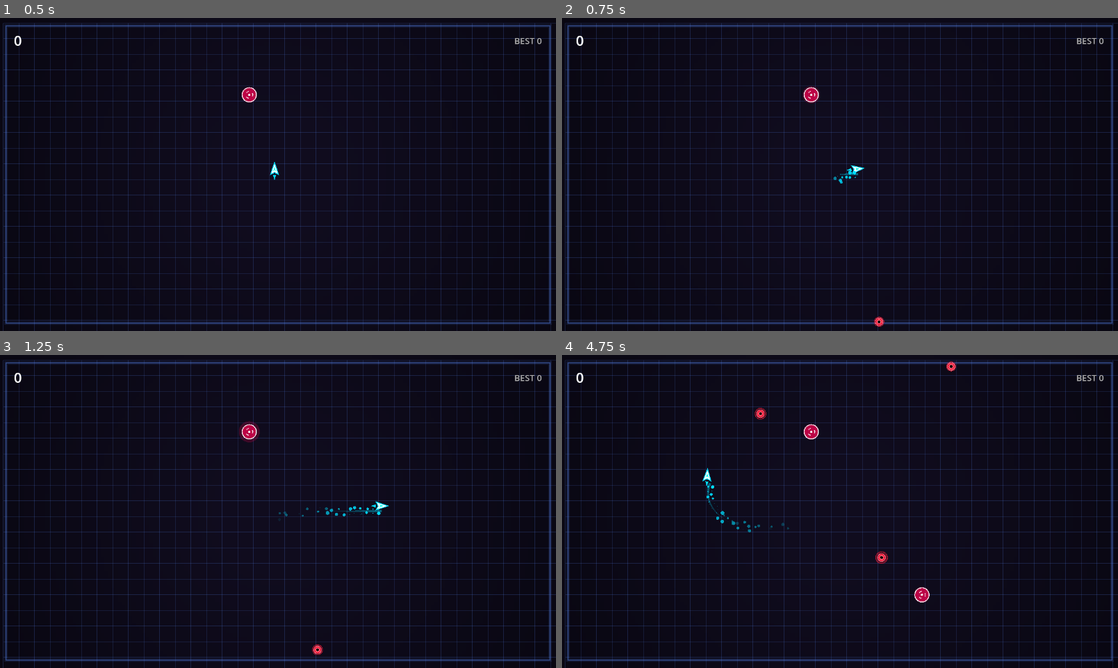
Above: before the commit, frames 1-4 (two rows, left to right).
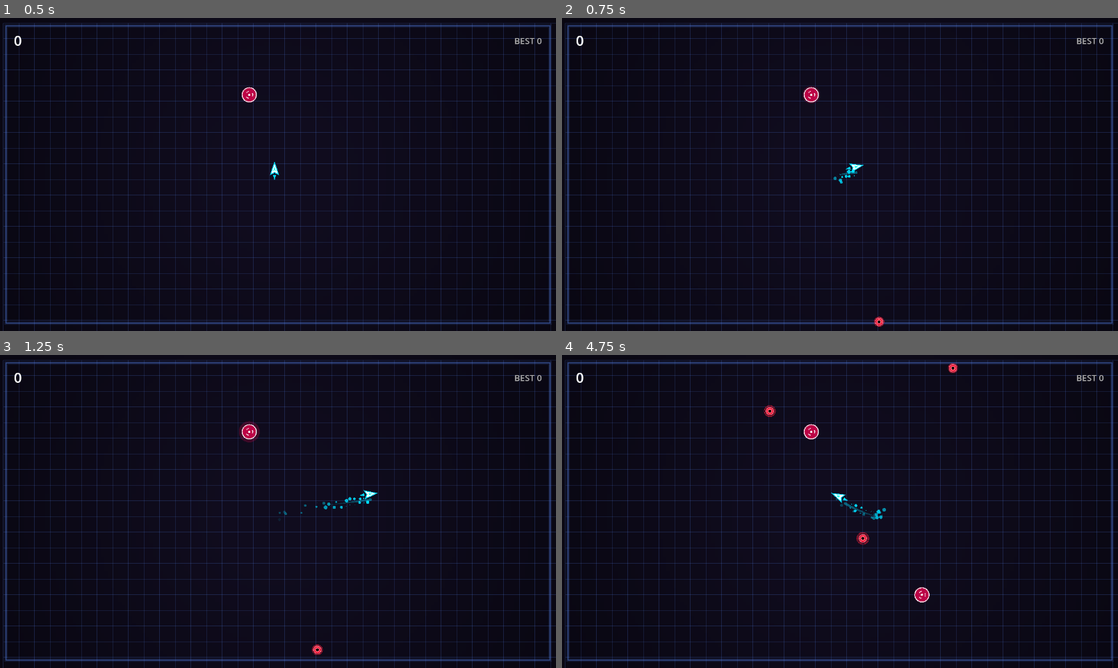
Above: after the commit, the same moments.

Repository: jesurythomas/tilt
Game: Godot game, scene res://scenes/main.tscn
The game is run twice, just before and just after one commit, with the same random seed, the same clock (stepped at 60 frames per second) and the same inputs.
Inputs (mouse positions are in pixels of both pictures, inside the frame that each line leads up to):
- Up to frame 1 (0.5 s): no input
- Up to frame 2 (0.75 s): tap Enter at 0.5 s; move the mouse to (962, 158) at 0.52 s; hold D from 0.53 s (still down); hold Shift from 0.53 s (still down); click (962, 158) at 0.67 s
- Up to frame 3 (1.25 s): keep holding D; keep holding Shift
- Up to frame 4 (4.75 s): release D at 1.25 s; release Shift at 1.25 s; drag from (728, 527) to (812, 574) at 1.27 s; move the mouse to (895, 442) at 2.02 s; hold D 2.03-2.75 s; tap Ctrl at 2.1 s; click (895, 442) at 2.17 s; drag from (812, 574) to (673, 464) at 2.77 s; move the mouse to (1006, 558) at 3.52 s; hold A 3.53-4.25 s; hold Shift 3.53-4.25 s; click (1006, 558) at 3.67 s; drag from (673, 464) to (756, 433) at 4.27 s

Frame 1 is identical in both runs. In frame 2, less than 0.1% of the frame differs, in the area x 49-55%, y 46-53%; in frame 3, 0.3%; in frame 4, 0.6%, in the area x 25-72%, y 2-67%.

Commit message:
M2.5: route input by chosen scheme and drive the joystick

Diff:
--- a/godot/scenes/main.tscn
+++ b/godot/scenes/main.tscn
@@ -1,10 +1,11 @@
-[gd_scene load_steps=6 format=3]
+[gd_scene load_steps=7 format=3]
 
 [ext_resource type="Script" path="res://src/core/game_root.gd" id="1"]
 [ext_resource type="Script" path="res://src/render/grid_layer.gd" id="2"]
 [ext_resource type="Script" path="res://src/render/entity_layer.gd" id="3"]
 [ext_resource type="Script" path="res://src/render/effect_layer.gd" id="4"]
 [ext_resource type="Script" path="res://src/ui/hud_controller.gd" id="5"]
+[ext_resource type="Script" path="res://src/render/joystick_layer.gd" id="6"]
 
 [node name="GameRoot" type="Node2D"]
 script = ExtResource("1")
@@ -20,6 +21,10 @@
 [node name="EffectLayer" type="Node2D" parent="."]
 unique_name_in_owner = true
 script = ExtResource("4")
+
+[node name="JoystickLayer" type="Node2D" parent="."]
+unique_name_in_owner = true
+script = ExtResource("6")
 
 [node name="CanvasLayer" type="CanvasLayer" parent="."]
 
--- a/godot/src/core/game_root.gd
+++ b/godot/src/core/game_root.gd
@@ -28,6 +28,9 @@
 ## The playfield's top-left corner in viewport space. Render layers translate
 ## by this; the simulation never sees it (M2.5 spec §6.1).
 var arena_origin: Vector2 = Vector2.ZERO
+
+## Player control settings, persisted across launches.
+var settings: ControlSettings = null
 
 var _grid: VectorGrid = null
 var _particles: ParticleEngine = null
@@ -40,12 +43,14 @@
 var _router: InputRouter = null
 var _touch: TouchInput = null
 var _tilt: TiltInput = null
+var _joystick: FloatingJoystick = null
 var _state: GameStateMachine = null
 var _bounds: Vector2 = Vector2.ZERO
 
 @onready var _grid_layer: GridLayer = %GridLayer
 @onready var _entity_layer: EntityLayer = %EntityLayer
 @onready var _effect_layer: EffectLayer = %EffectLayer
+@onready var _joystick_layer: JoystickLayer = %JoystickLayer
 
 
 func _ready() -> void:
@@ -64,11 +69,19 @@
 	_router = InputRouter.new()
 	_touch = TouchInput.new()
 	_tilt = TiltInput.new()
+	_joystick = FloatingJoystick.new()
+	# DIVERGENCE(M2.5 §4.2): the scheme comes from persisted settings rather
+	# than the hardcoded HYBRID at input_router.gd:14.
+	settings = ControlSettings.new()
+	_router.control_scheme = settings.scheme
+	_tilt.tilt_sensitivity = settings.tilt_sensitivity
+	_tilt.tilt_smoothing = settings.tilt_smoothing
 	_state = GameStateMachine.new(_player, _grid, _particles, _router, _tilt)
 
 	_grid_layer.bind(_grid)
 	_entity_layer.bind_entities(_player, _swarm, _weapons)
 	_effect_layer.bind(_particles, _scores)
+	_joystick_layer.bind(_joystick)
 
 	resize_canvas()
 	get_viewport().size_changed.connect(resize_canvas)
@@ -78,7 +91,8 @@
 		Log.info("tilt sensor start requested: %s" % started)
 
 	_state.start()
-	# In M2, calibrate tilt on start so current phone angle is neutral
+	# DIVERGENCE(M2.5 §5.3): this requests calibration; TiltInput now waits for
+	# a real gravity sample rather than falling back to a hardcoded pose.
 	_tilt.calibrate_current_position()
 	_state.launch_run(Types.GameMode.CLASSIC)
 	_run_controller.reset_run(_bounds)
@@ -86,7 +100,22 @@
 
 
 func _unhandled_input(event: InputEvent) -> void:
-	_touch.handle_event(event, _router, arena_origin)
+	# DIVERGENCE(M2.5 §8.1): the TOUCH scheme drives the floating joystick;
+	# every other scheme keeps TiltGame.ts's steer-toward-pointer behaviour.
+	if _router.control_scheme == Types.ControlScheme.MOUSE and OS.has_feature("mobile"):
+		if event is InputEventScreenTouch:
+			var touch: InputEventScreenTouch = event
+			if touch.pressed:
+				_joystick.on_touch(touch.index, touch.position - arena_origin)
+			else:
+				_joystick.on_release(touch.index)
+			return
+		if event is InputEventScreenDrag:
+			var drag: InputEventScreenDrag = event
+			_joystick.on_drag(drag.index, drag.position - arena_origin)
+			return
+	else:
+		_touch.handle_event(event, _router, arena_origin)
 
 	if event is InputEventKey:
 		var key_event: InputEventKey = event
@@ -121,6 +150,7 @@
 	_grid_layer.queue_redraw()
 	_entity_layer.queue_redraw()
 	_effect_layer.queue_redraw()
+	_joystick_layer.queue_redraw()
 
 
 ## Advances simulation systems via RunController.
@@ -128,19 +158,52 @@
 	_state.elapsed += dt
 
 	var effective_mode: Types.ControlMode = _router.resolve_control_mode()
+	var directional: Vector2 = Vector2.ZERO
+
 	if effective_mode == Types.ControlMode.GYRO:
 		_tilt.poll()
+		directional = _tilt.tilt_vector
+	elif _joystick.is_active:
+		# DIVERGENCE(M2.5 §8.3, D3): the joystick emits a normalised direction
+		# with magnitude — the same shape as TiltInput.tilt_vector — so it
+		# feeds the existing gyro branch at player_ship.gd:235. No value is
+		# added to Types.ControlMode, a cited port of PlayerShip.ts:99, and no
+		# ported movement code changes. The mode reads GYRO while a thumb is
+		# driving; see M2.5 spec §8.3 for why that trade was taken.
+		effective_mode = Types.ControlMode.GYRO
+		directional = _joystick.vector
 
 	_run_controller.update(
-		dt, effective_mode, _router.mouse_pos, _router.get_movement_vector(), _tilt.tilt_vector
+		dt, effective_mode, _router.mouse_pos, _router.get_movement_vector(), directional
 	)
 
 	_entity_layer.set_elapsed(_run_controller.elapsed)
+
+
+## Switches the active control scheme and persists the choice.
+# DIVERGENCE(M2.5 §4.2): no TypeScript counterpart — GameOptions.ts:80 fixes
+# the scheme at construction and the web game has no in-game picker.
+func set_control_scheme(scheme: Types.ControlScheme) -> void:
+	settings.scheme = scheme
+	settings.save_settings()
+	_router.control_scheme = scheme
+
+	# PORT: the sensor transition at game_state_machine.gd:125-128.
+	if scheme == Types.ControlScheme.GYRO:
+		_tilt.start_listening()
+		_tilt.calibrate_current_position()
+	else:
+		_tilt.stop_listening()
+
+	# A half-held input from the previous scheme must not leak into the new one.
+	_router.clear_movement_keys()
+	_joystick.reset()
 
 
 ## Restarts the run cleanly into playing state.
 func restart_run() -> void:
 	_tilt.calibrate_current_position()
+	_joystick.reset()
 	_state.phase = Types.GamePhase.PLAYING
 	_run_controller.reset_run(_bounds)
 	GameEvents.phase_changed.emit(Types.GamePhase.PLAYING)
@@ -195,3 +258,4 @@
 	_grid_layer.set_arena_origin(arena_origin)
 	_entity_layer.set_arena_origin(arena_origin)
 	_effect_layer.set_arena_origin(arena_origin)
+	_joystick_layer.set_arena_origin(arena_origin)
--- /dev/null
+++ b/godot/src/render/joystick_layer.gd
@@ -0,0 +1,42 @@
+## joystick_layer.gd
+## NO TS COUNTERPART — authorised by M2.5 spec §8.2.
+class_name JoystickLayer
+extends Node2D
+## Top render layer: draws the floating virtual joystick when it is engaged.
+##
+## Appended last in main.tscn so it draws above the entity and effect layers.
+## Parent spec §5.5 fixes render order; this adds a step at the end without
+## moving an existing one.
+
+# DIVERGENCE(M2.5 §8.2): the palette is the arena's, from grid_layer.gd:33-34,
+# so the stick belongs to the same neon-vector language as the playfield.
+const BASE_COLOR: Color = Color(91.0 / 255.0, 140.0 / 255.0, 255.0 / 255.0, 0.22)
+const BASE_RING_COLOR: Color = Color(91.0 / 255.0, 140.0 / 255.0, 255.0 / 255.0, 0.45)
+const KNOB_COLOR: Color = Color(0.0, 221.0 / 255.0, 1.0, 0.75)
+const KNOB_RADIUS: float = 34.0
+
+var _joystick: FloatingJoystick = null
+var _arena_origin: Vector2 = Vector2.ZERO
+
+
+## Gives this layer the joystick it draws. Called by GameRoot.
+func bind(joystick: FloatingJoystick) -> void:
+	_joystick = joystick
+
+
+## Sets the playfield's top-left corner in viewport space. Called by GameRoot.
+func set_arena_origin(origin: Vector2) -> void:
+	_arena_origin = origin
+
+
+func _draw() -> void:
+	if _joystick == null or not _joystick.is_active:
+		return
+
+	draw_set_transform(_arena_origin, 0.0, Vector2.ONE)
+	draw_circle(_joystick.base_position, FloatingJoystick.BASE_RADIUS, BASE_COLOR)
+	draw_arc(
+		_joystick.base_position, FloatingJoystick.BASE_RADIUS, 0.0, TAU, 48, BASE_RING_COLOR, 2.0
+	)
+	draw_circle(_joystick.knob_position, KNOB_RADIUS, KNOB_COLOR)
+	draw_set_transform(Vector2.ZERO, 0.0, Vector2.ONE)
--- a/godot/tests/test_render_layers.gd
+++ b/godot/tests/test_render_layers.gd
@@ -66,3 +66,44 @@
 	add_child_autofree(layer)
 	layer.queue_redraw()
 	assert_true(true, "EntityLayer redraw queued without error")
+
+
+func test_joystick_layer_draws_nothing_while_idle() -> void:
+	var layer: JoystickLayer = JoystickLayer.new()
+	var stick: FloatingJoystick = FloatingJoystick.new()
+	layer.bind(stick)
+	add_child_autofree(layer)
+	layer.queue_redraw()
+	assert_false(stick.is_active, "an idle stick is not drawn")
+
+
+func test_joystick_layer_redraws_when_engaged() -> void:
+	var layer: JoystickLayer = JoystickLayer.new()
+	var stick: FloatingJoystick = FloatingJoystick.new()
+	layer.bind(stick)
+	add_child_autofree(layer)
+
+	stick.on_touch(0, Vector2(300.0, 400.0))
+	stick.on_drag(0, Vector2(340.0, 400.0))
+	layer.queue_redraw()
+	assert_true(stick.is_active, "JoystickLayer redraw queued without error while engaged")
+
+
+func test_entity_layer_accepts_an_arena_origin() -> void:
+	var layer: EntityLayer = EntityLayer.new()
+	layer.set_arena_origin(Vector2(24.0, 36.0))
+	add_child_autofree(layer)
+	layer.queue_redraw()
+	assert_true(true, "EntityLayer accepts the arena origin and redraws")
+
+
+func test_effect_layer_accepts_an_arena_origin() -> void:
+	var layer: EffectLayer = EffectLayer.new()
+	var particles: ParticleEngine = ParticleEngine.new()
+	var scores: ScoreManager = ScoreManager.new()
+	layer.bind(particles, scores)
+	layer.set_arena_origin(Vector2(24.0, 36.0))
+	particles.emit_explosion(100.0, 100.0, Color.RED)
+	add_child_autofree(layer)
+	layer.queue_redraw()
+	assert_true(true, "EffectLayer accepts the arena origin and redraws")
Not shown, added: godot/src/render/joystick_layer.gd.uid
